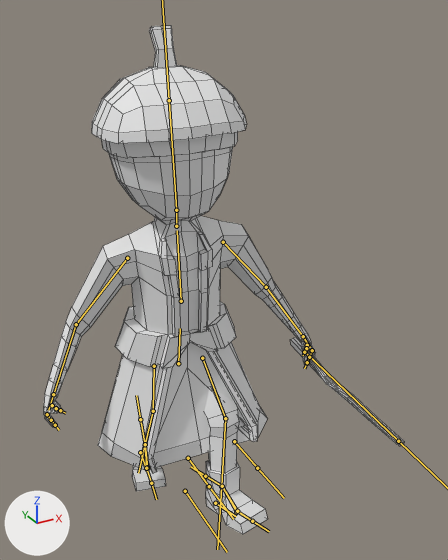
Renders of the FBX model Map/Assets/Models/Yamato_samurai/Yamato_samurai.fbx from each side of a commit.
Both versions are drawn from a camera (50 mm lens) standing at (-7.42, -16.49, 16.48) and looking at (0.68, -1.76, 9.11). Lighting does not change. The marker at lower left points along +X, +Y and +Z. Both versions are drawn at frame 1 of the action 'Armature|Untitled'; the numbers are the values there. The bones that bend it are drawn over the model as lines. Mesh edges are drawn as thin lines.

In view in the first picture: 'Samurai'.
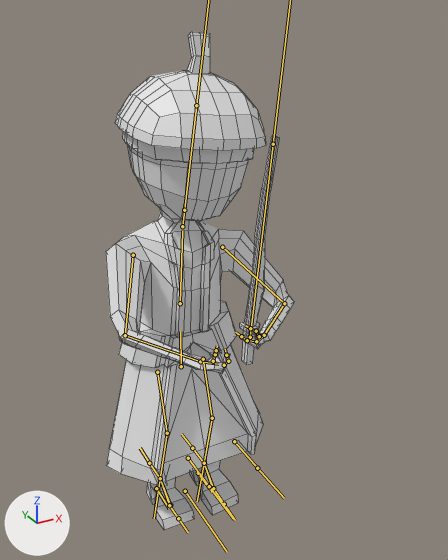
Location of each change, (x1, y1, x2, y2) in pixels of the pictures (448 x 560 px):
'Samurai', posed (48% narrower)
    before: (44, 26, 404, 534)
    after: (106, 32, 294, 530)
bone 'Espada', root to tip
    before: (305, 352) to (398, 441)
    after: (250, 337) to (273, 144)
bone 'Abdomen', root to tip
    before: (178, 363) to (180, 328)
    after: (181, 366) to (180, 331)
bone 'Pecho', root to tip
    before: (181, 301) to (177, 230)
    after: (180, 303) to (182, 231)
bone 'Cabeza', root to tip
    before: (176, 210) to (169, 100)
    after: (184, 210) to (196, 105)
bone 'Brazo.L', root to tip
    before: (223, 242) to (266, 287)
    after: (222, 247) to (284, 303)
bone 'Antebrazo.L', root to tip
    before: (266, 287) to (303, 336)
    after: (284, 303) to (264, 335)
bone 'Mano.L', root to tip
    before: (303, 336) to (310, 347)
    after: (264, 335) to (258, 340)
bone 'Dedos1.L', root to tip
    before: (312, 350) to (309, 357)
    after: (256, 341) to (247, 340)
bone 'Dedos2.L', root to tip
    before: (309, 357) to (307, 362)
    after: (247, 340) to (241, 336)
bone 'Brazo.R', root to tip
    before: (127, 258) to (76, 324)
    after: (133, 255) to (125, 335)
bone 'Antebrazo.R', root to tip
    before: (76, 324) to (53, 394)
    after: (125, 335) to (200, 361)
bone 'Mano.R', root to tip
    before: (53, 394) to (48, 410)
    after: (200, 361) to (218, 364)
bone 'Dedos1.R', root to tip
    before: (47, 414) to (51, 420)
    after: (224, 365) to (228, 361)
bone 'Dedos2.R', root to tip
    before: (51, 420) to (55, 425)
    after: (228, 361) to (226, 355)
bone 'Femur.L', root to tip
    before: (202, 358) to (225, 418)
    after: (203, 359) to (212, 418)
bone 'Tibia.L', root to tip
    before: (225, 418) to (221, 486)
    after: (212, 418) to (204, 463)
bone 'Femur.R', root to tip
    before: (154, 366) to (153, 411)
    after: (157, 372) to (167, 433)
bone 'Tibia.R', root to tip
    before: (153, 411) to (145, 444)
    after: (167, 433) to (160, 478)
bone 'Pierna_Control.L', root to tip
    before: (215, 503) to (236, 516)
    after: (198, 473) to (212, 492)
bone 'DedosPie.L', root to tip
    before: (237, 511) to (252, 521)
    after: (213, 488) to (224, 504)
bone 'Pierna_Control.R', root to tip
    before: (140, 452) to (147, 471)
    after: (156, 488) to (169, 508)
bone 'Pie.R', root to tip
    before: (145, 444) to (146, 468)
    after: (160, 478) to (169, 505)
bone 'DedosPie.R', root to tip
    before: (146, 468) to (151, 483)
    after: (169, 505) to (178, 518)
bone 'Pie_Roll.R', root to tip
    before: (147, 467) to (145, 444)
    after: (170, 505) to (160, 478)

What the commit changed:
Bone 'Espada' (bone_espada) moves from (0.06, 0.62, 0.0) to (2.8, 3.21, -3.83).
Bone 'Espada' (bone_espada) turns from (-7, 2, 1) to (14, -80, -96) degrees about its own x, y and z.
Bone 'Abdomen' (bone_abdomen) moves from (0.08, -0.03, 0.0) to (0.0, -0.18, -0.01).
Bone 'Abdomen' (bone_abdomen) turns from (-3, -7, 2) to (0, 0, 0) degrees about its own x, y and z.
Bone 'Pecho' (bone_pecho) turns from (-2, 0, 4) to (-3, 0, -6) degrees about its own x, y and z.
Bone 'Cabeza' (bone_cabeza) turns from (-3, 0, 0) to (9, 0, 0) degrees about its own x, y and z.
Bone 'Brazo.L' (bone_brazo_l) turns from (0, 0, 0) to (-10, -33, -52) degrees about its own x, y and z.
Bone 'Antebrazo.L' (bone_antebrazo_l) turns from (0, 0, 0) to (-42, -7, -43) degrees about its own x, y and z.
Bone 'Mano.L' (bone_mano_l) turns from (0, 0, 0) to (12, -20, -19) degrees about its own x, y and z.
Bone 'Dedos1.L' (bone_dedos1_l) turns from (0, 0, 0) to (23, 0, 0) degrees about its own x, y and z.
Bone 'Dedos2.L' (bone_dedos2_l) turns from (0, 0, 0) to (41, 0, -4) degrees about its own x, y and z.
Bone 'Brazo.R' (bone_brazo_r) turns from (0, 0, 0) to (-17, 26, 45) degrees about its own x, y and z.
Bone 'Antebrazo.R' (bone_antebrazo_r) turns from (0, 0, 0) to (-38, 4, 39) degrees about its own x, y and z.
Bone 'Mano.R' (bone_mano_r) turns from (0, 0, 0) to (12, 20, 19) degrees about its own x, y and z.
Bone 'Dedos1.R' (bone_dedos1_r) turns from (0, 0, 0) to (23, 0, 0) degrees about its own x, y and z.
Bone 'Dedos2.R' (bone_dedos2_r) turns from (0, 0, 0) to (41, 0, 4) degrees about its own x, y and z.
Bone 'Femur.L' (bone_femur_l) turns from (-50, -15, 5) to (-16, 1, 0) degrees about its own x, y and z.
Bone 'Tibia.L' (bone_tibia_l) turns from (39, 0, 0) to (29, 0, 0) degrees about its own x, y and z.
Bone 'Femur.R' (bone_femur_r) turns from (10, -7, -4) to (-16, -1, 0) degrees about its own x, y and z.
Bone 'Tibia.R' (bone_tibia_r) turns from (11, 0, 0) to (29, 0, 0) degrees about its own x, y and z.
Bone 'Pierna_Control.L' (bone_pierna_control_l) moves from (0.4, 2.21, 0.51) to (0.0, 0.0, 0.0).
Bone 'Pierna_Control.L' (bone_pierna_control_l) turns from (13, -3, 8) to (0, 0, 0) degrees about its own x, y and z.
Bone 'DedosPie.L' (bone_dedospie_l) turns from (6, 1, 3) to (0, 1, 2) degrees about its own x, y and z.
Bone 'Pierna_Control.R' (bone_pierna_control_r) moves from (-0.26, -2.2, 0.0) to (0.0, 0.0, 0.0).
Bone 'Pierna_Control.R' (bone_pierna_control_r) turns from (0, 0, -10) to (0, 0, 0) degrees about its own x, y and z.
Bone 'Pie.R' (bone_pie_r) moves from (-0.02, 0.24, 0.64) to (0.04, 0.0, 0.0).
Bone 'Pie.R' (bone_pie_r) turns from (-41, -1, -1) to (0, 0, 3) degrees about its own x, y and z.
Bone 'DedosPie.R' (bone_dedospie_r) turns from (41, -2, 0) to (12, 0, -3) degrees about its own x, y and z.
Bone 'Pie_Roll.R' (bone_pie_roll_r) turns from (41, 0, 0) to (0, 0, 0) degrees about its own x, y and z.
